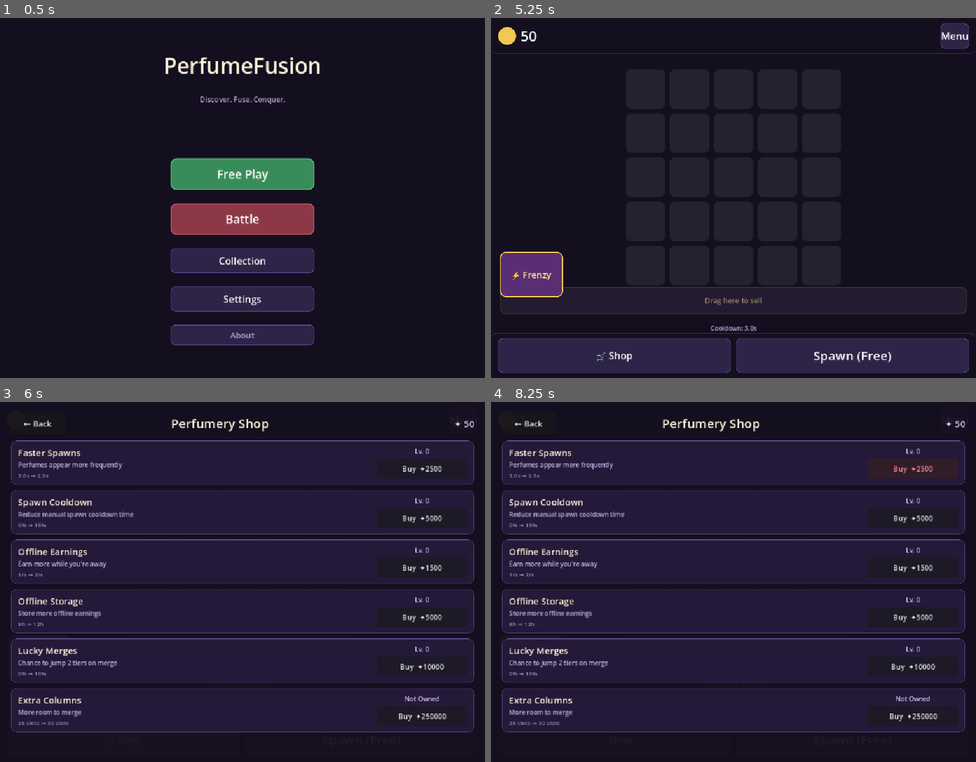
Above: before the commit, frames 1-4 (two rows, left to right).
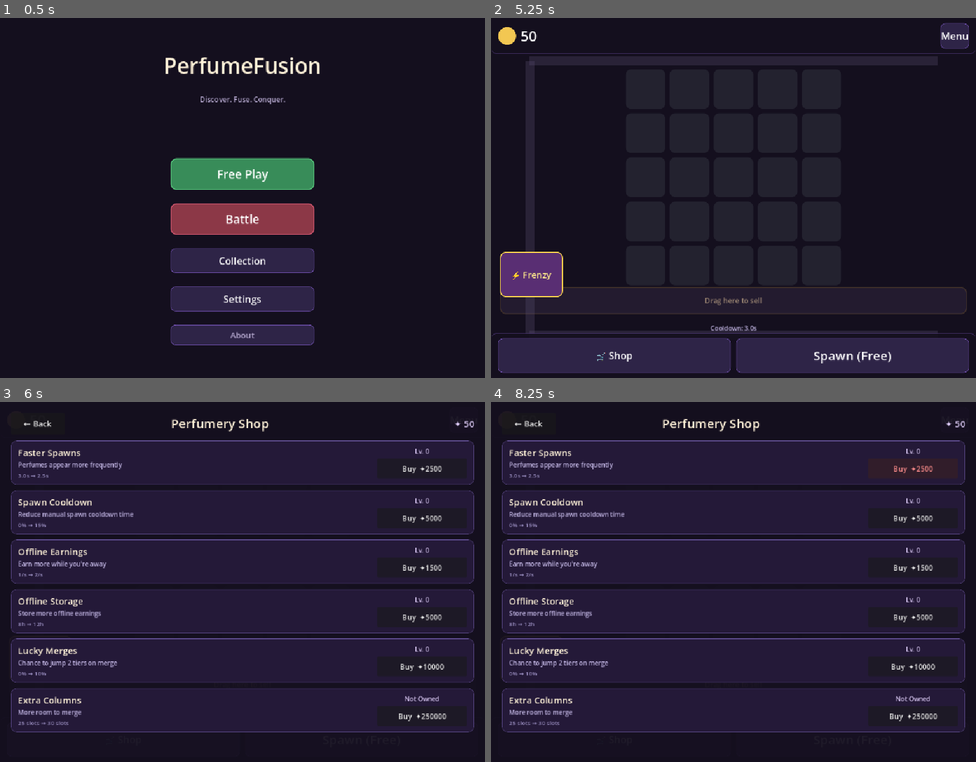
Above: after the commit, the same moments.

Repository: RastinAghighi/PerfumeFusion
Game: Godot game, scene res://scenes/ui/MainMenu.tscn
Same seed, same stepped clock (60 frames per second), same inputs: the game is played once before the commit and once after it.
Inputs:
- Up to frame 1 (0.5 s): no input
- Up to frame 2 (5.25 s): click "Free Play" at 0.5 s; click "Next" at 1.25 s; click "Next" at 2 s; click "Next" at 2.75 s; click "Next" at 3.5 s; click "Next" at 4.25 s; click "Let's Go!" at 5 s
- Up to frame 3 (6 s): click "🛒 Shop" at 5.75 s
- Up to frame 4 (8.25 s): click "Spawn (Free)" at 6.5 s; click "⚡ Frenzy" at 7.25 s; click "Buy ✦2500" at 8 s

Frame 1 is identical in both runs. In frame 2, 3.8% of the frame differs, in the area x 7-93%, y 10-88%; in frame 3, less than 0.1%; in frame 4, less than 0.1%.

Commit message:
Generate bottle descriptions for all 200 perfumes

Diff:
--- /dev/null
+++ b/data/bottle_descriptions.json
@@ -0,0 +1,52 @@
+{
+  "joop-homme": "The bottle features a tapered rectangular shape crafted from clear glass, topped with a cylindrical matte black plastic cap.",
+  "kirke": "The Kirke bottle is a rectangular clear glass flacon topped with a gold metal cap.",
+  "sunflowers": "The bottle features a curved, oval shape made of clear glass, topped with a bright yellow plastic cap.",
+  "phantom": "Simple glass perfume bottle with a metallic cap.",
+  "joy-by-dior": "Simple glass perfume bottle with a metallic cap.",
+  "red-door": "The Red Door perfume bottle is a tall, rectangular red glass bottle with a gold plastic cap.",
+  "lola": "Simple glass perfume bottle with a metallic cap.",
+  "perceive": "Simple glass perfume bottle with a metallic cap.",
+  "white-diamonds": "It is a rectangular, faceted clear glass bottle topped with a clear plastic cap.",
+  "kenzo-world": "The eye-shaped bottle features deep teal glass and a matte black plastic cap.",
+  "angel": "The Angel bottle is a five-pointed star shape made of blue glass with a silver metal cap.",
+  "dkny-be-delicious": "The DKNY Be Delicious bottle is apple-shaped, featuring translucent green glass and a silver metallic cap.",
+  "cool-water": "The Davidoff Cool Water bottle features a sleek, curved, wave-like design crafted from deep blue glass and finished with a black plastic cap.",
+  "anais-anais": "The Anais Anais bottle is an oviform of frosted white glass, topped with a white plastic cap.",
+  "clinique-happy": "The Clinique Happy perfume bottle is a tall, clear rectangular glass bottle topped with a silver plastic cap.",
+  "agent-provocateur": "The bottle features an opaque pink ovoid glass body with a black plastic cap.",
+  "far-away": "The orb-shaped, opaque white glass bottle is topped with a bright yellow plastic cap.",
+  "comme-une-evidence": "The slender rectangular bottle is made of clear glass and features a silver-colored plastic cap.",
+  "dolce": "The Dolce perfume bottle is a smooth rectangular clear glass bottle with a white flower-shaped resin cap.",
+  "pur-blanca": "The bottle is a smooth, flattened oval of clear glass, topped with a pearlescent white plastic cap.",
+  "la-vie-est-belle": "Simple glass perfume bottle with a metallic cap.",
+  "flower-by-kenzo": "The bottle is a tall, slender, clear glass rectangular prism with a silver plastic cap.",
+  "lady-million": "The Lady Million bottle is a faceted diamond shape made of clear glass, topped with a golden metallic cap.",
+  "tresor": "The Tresor bottle is an inverted faceted pyramid of warm amber glass, topped with a clear plastic cap.",
+  "la-petite-robe-noire": "Simple glass perfume bottle with a metallic cap.",
+  "chanel-no-5-eau-de-parfum": "Simple glass perfume bottle with a metallic cap.",
+  "eternity": "Simple glass perfume bottle with a metallic cap.",
+  "body": "Simple glass perfume bottle with a metallic cap.",
+  "eden": "Simple glass perfume bottle with a metallic cap.",
+  "kouros": "Simple glass perfume bottle with a metallic cap.",
+  "bright-crystal": "Simple glass perfume bottle with a metallic cap.",
+  "1-million": "Simple glass perfume bottle with a metallic cap.",
+  "pink-sugar": "Simple glass perfume bottle with a metallic cap.",
+  "chanel-no-5-parfum": "Simple glass perfume bottle with a metallic cap.",
+  "amor-amor": "Simple glass perfume bottle with a metallic cap.",
+  "invictus": "Simple glass perfume bottle with a metallic cap.",
+  "aura-mugler": "Simple glass perfume bottle with a metallic cap.",
+  "obsession": "Simple glass perfume bottle with a metallic cap.",
+  "weekend-for-women": "The bottle is a softly rounded rectangular clear glass bottle with a gold plastic cap.",
+  "l-air-du-temps": "Simple glass perfume bottle with a metallic cap.",
+  "j-adore": "Simple glass perfume bottle with a metallic cap.",
+  "prada-candy": "Simple glass perfume bottle with a metallic cap.",
+  "gucci-rush": "Simple glass perfume bottle with a metallic cap.",
+  "my-way": "Simple glass perfume bottle with a metallic cap.",
+  "mon-paris": "Simple glass perfume bottle with a metallic cap.",
+  "gucci-bloom": "Simple glass perfume bottle with a metallic cap.",
+  "insolence": "Simple glass perfume bottle with a metallic cap.",
+  "idylle": "Simple glass perfume bottle with a metallic cap.",
+  "decadence": "Simple glass perfume bottle with a metallic cap.",
+  "memoire-d-une-odeur": "Simple glass perfume bottle with a metallic cap."
+}
--- /dev/null
+++ b/scenes/effects/PlayerCharacter.tscn
@@ -0,0 +1,29 @@
+[gd_scene load_steps=2 format=3 uid="uid://bplayerchar001"]
+
+[ext_resource type="Script" path="res://scripts/effects/PlayerCharacter.gd" id="1_player"]
+
+[node name="PlayerCharacter" type="Node2D"]
+z_index = 5
+script = ExtResource("1_player")
+
+[node name="Body" type="Polygon2D" parent="."]
+polygon = PackedVector2Array(-14, -28, 14, -28, 18, 0, 14, 28, -14, 28, -18, 0)
+color = Color(0.3, 0.9, 0.4, 1)
+
+[node name="Outline" type="Line2D" parent="Body"]
+points = PackedVector2Array(-14, -28, 14, -28, 18, 0, 14, 28, -14, 28, -18, 0, -14, -28)
+width = 2.0
+default_color = Color(0.05, 0.2, 0.1, 1)
+
+[node name="Label" type="Label" parent="."]
+offset_left = -30.0
+offset_top = 34.0
+offset_right = 30.0
+offset_bottom = 54.0
+theme_override_colors/font_color = Color(0.8, 1, 0.8, 1)
+theme_override_colors/font_outline_color = Color(0, 0, 0, 1)
+theme_override_constants/outline_size = 3
+theme_override_font_sizes/font_size = 14
+text = "You"
+horizontal_alignment = 1
+vertical_alignment = 1
--- /dev/null
+++ b/scenes/effects/RoadPath.tscn
@@ -0,0 +1,10 @@
+[gd_scene format=3 uid="uid://cs6dq41senluy"]
+
+[ext_resource type="Script" path="res://scripts/effects/RoadPath.gd" id="1_script"]
+
+[node name="RoadPath" type="Control"]
+anchors_preset = 15
+anchor_right = 1.0
+anchor_bottom = 1.0
+mouse_filter = 2
+script = ExtResource("1_script")
--- /dev/null
+++ b/scripts/effects/PlayerCharacter.gd
@@ -0,0 +1,55 @@
+extends Node2D
+
+@export var move_speed: float = 0.3
+
+var current_progress: float = 0.0
+var target_progress: float = 0.0
+var road_path: Node = null
+
+@onready var _body: Node2D = $Body
+@onready var _label: Label = $Label
+
+
+func setup(path: Node) -> void:
+	road_path = path
+	if road_path != null:
+		position = road_path.get_position_at_progress(0.0)
+
+
+func advance(amount: float) -> void:
+	target_progress = clamp(current_progress + amount, 0.0, 1.0)
+
+
+func set_progress(value: float) -> void:
+	current_progress = clamp(value, 0.0, 1.0)
+	target_progress = current_progress
+	if road_path != null:
+		position = road_path.get_position_at_progress(current_progress)
+
+
+func _process(delta: float) -> void:
+	if road_path == null:
+		return
+	if current_progress < target_progress:
+		var prev_pos := position
+		current_progress = move_toward(current_progress, target_progress, move_speed * delta)
+		var new_pos: Vector2 = road_path.get_position_at_progress(current_progress)
+		_update_facing(new_pos - prev_pos)
+		position = new_pos
+	elif current_progress > target_progress:
+		var prev_pos := position
+		current_progress = move_toward(current_progress, target_progress, move_speed * delta)
+		var new_pos: Vector2 = road_path.get_position_at_progress(current_progress)
+		_update_facing(new_pos - prev_pos)
+		position = new_pos
+
+
+func _update_facing(delta_vec: Vector2) -> void:
+	if _body == null:
+		return
+	if delta_vec.length() < 0.01:
+		return
+	if abs(delta_vec.x) > abs(delta_vec.y):
+		# Moving horizontally: flip when moving right
+		_body.scale.x = -1.0 if delta_vec.x > 0.0 else 1.0
+	# Vertical movement: no flip change
--- /dev/null
+++ b/scripts/effects/RoadPath.gd
@@ -0,0 +1,18 @@
+extends Control
+
+var path_points = []
+
+func _ready():
+	var vp = get_viewport_rect().size
+	path_points = [
+		Vector2(vp.x * 0.92, vp.y * 0.88),
+		Vector2(vp.x * 0.08, vp.y * 0.88),
+		Vector2(vp.x * 0.08, vp.y * 0.12),
+		Vector2(vp.x * 0.92, vp.y * 0.12)
+	]
+	queue_redraw()
+
+func _draw():
+	print("Drawing road, size: ", size)
+	for i in range(path_points.size() - 1):
+		draw_line(path_points[i], path_points[i+1], Color(0.4, 0.35, 0.5, 0.25), 20.0)
--- a/scripts/main/GameScene.gd
+++ b/scripts/main/GameScene.gd
@@ -7,6 +7,9 @@
 
 
 func _ready() -> void:
+	var road_path = preload("res://scenes/effects/RoadPath.tscn").instantiate()
+	add_child(road_path)
+	road_path.z_index = 1
 	SaveManager.data = SaveManager.load_game()
 	var grid: Node = $MarginContainer/VBoxContainer/Grid
 	grid.sell_zone = $MarginContainer/VBoxContainer/SellZone
Not shown, added: scripts/effects/PlayerCharacter.gd.uid
Not shown, added: scripts/effects/RoadPath.gd.uid
Not shown, added: documents/ART_GENERATION_GUIDE.md
Not shown, added: documents/ROAD_SYSTEM_GUIDE.md
Not shown, added: fix_road.py
Not shown, added: scripts/tools/generate_descriptions.py
